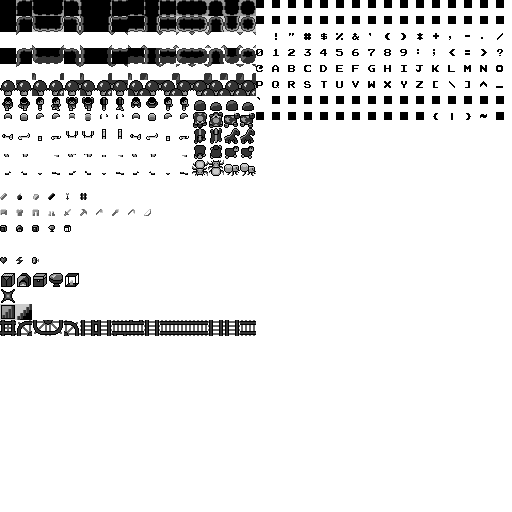
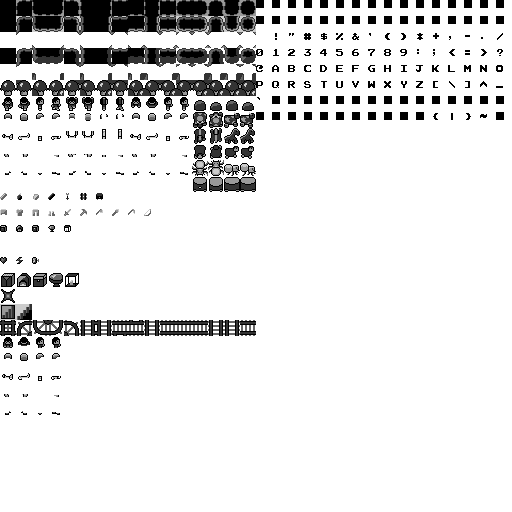
Comparing the layer stacks of the two 512px x 512px images. Changes:
painted on "spritesheet.png" over (2, 177, 256, 415)
